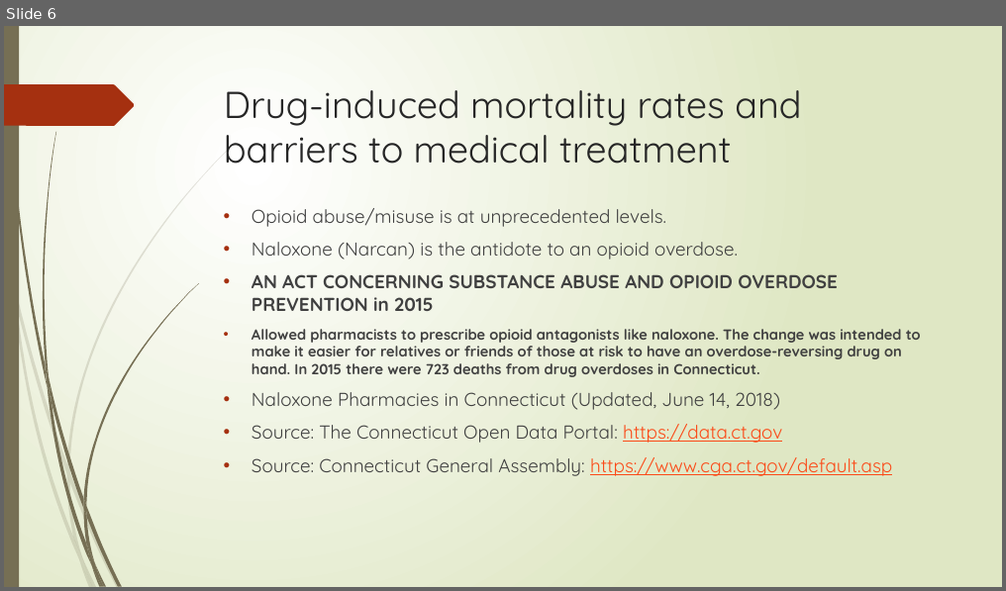
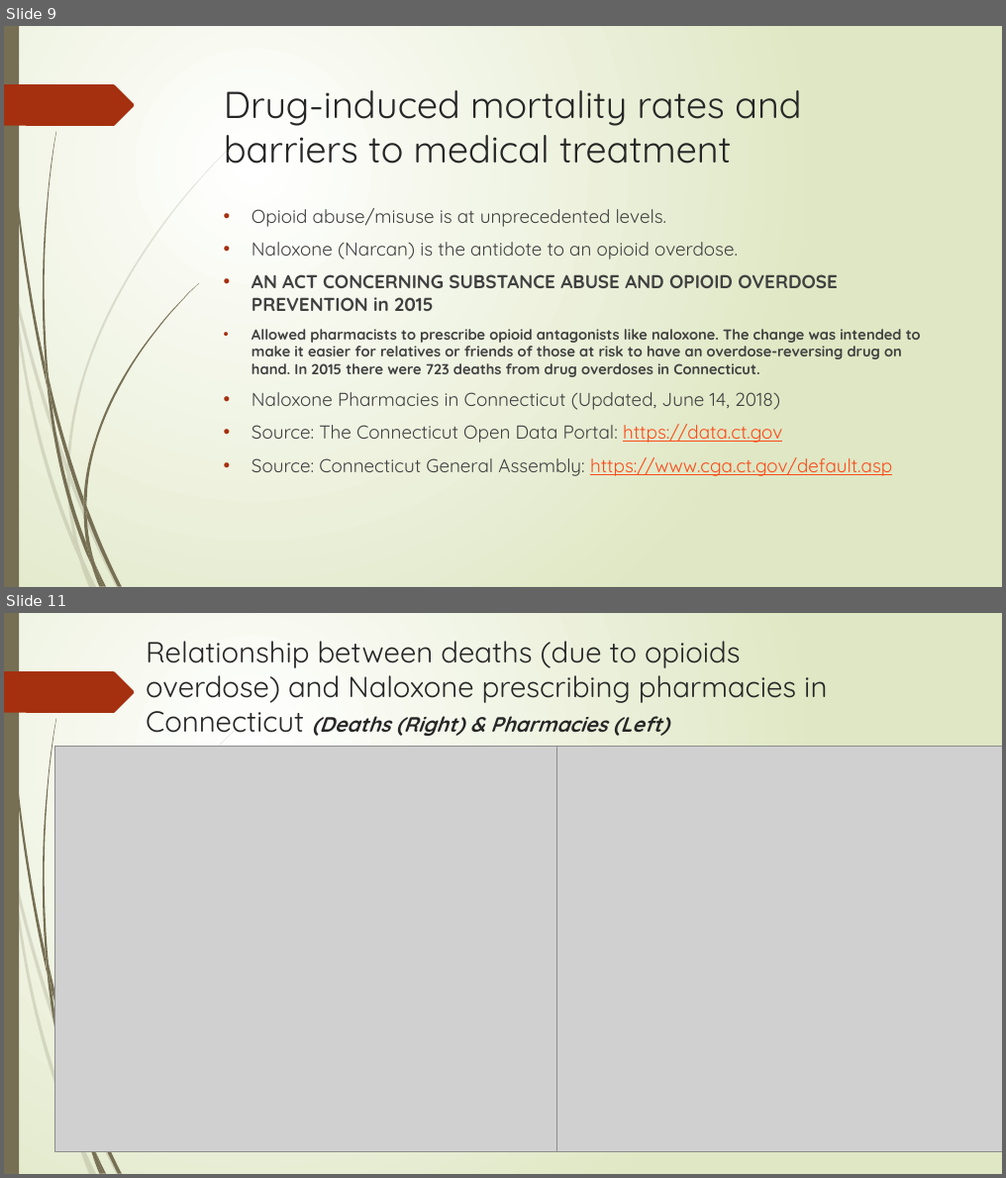
Before and after one commit to yayunl/DataViz-Project1, a slide deck: Drug Mortality and Socio-Economic conditions in Connecticut.pptx. Shown one above the other, each under a label of ours: slide 6 before the commit, slides 9 and 11 after it; the slides between them are not shown. The pictures are 1006x591 and 1006x1178 pixels, drawn with LibreOffice and Linux fonts; fonts in the diff are those of the drawing; grey boxes stand for pictures. Boxes give left, top, right and bottom in pixels: in the first picture for what was removed or moved away, otherwise in the second. Text is boxed around its words. In the diff, an @@ line names an element or a change of style, - is before the commit and + after.

```diff
--- a/Drug Mortality and Socio-Economic conditions in Connecticut.pptx
+++ b/Drug Mortality and Socio-Economic conditions in Connecticut.pptx
@@ slide 11 added at bbox=[4, 613, 1002, 1174], background gradient #FFFFFF to #DFE8C4; not listed: 20 template elements that a slide beside it also shows @@
@@ title added at bbox=[146, 641, 827, 736], 28 pt, text #262626 @@
+Relationship between deaths (due to opioids overdose) and Naloxone prescribing pharmacies in Connecticut (Deaths (Right) & Pharmacies (Left)
@@ picture added at bbox=[54, 747, 557, 1152] @@
@@ picture added at bbox=[557, 747, 1002, 1152] @@
@@ what was slide 6 is now slide 9 @@
```
Also in this commit, not shown: 4 slides changed, 3 other slides added, 3 slides removed, 2 other files.
